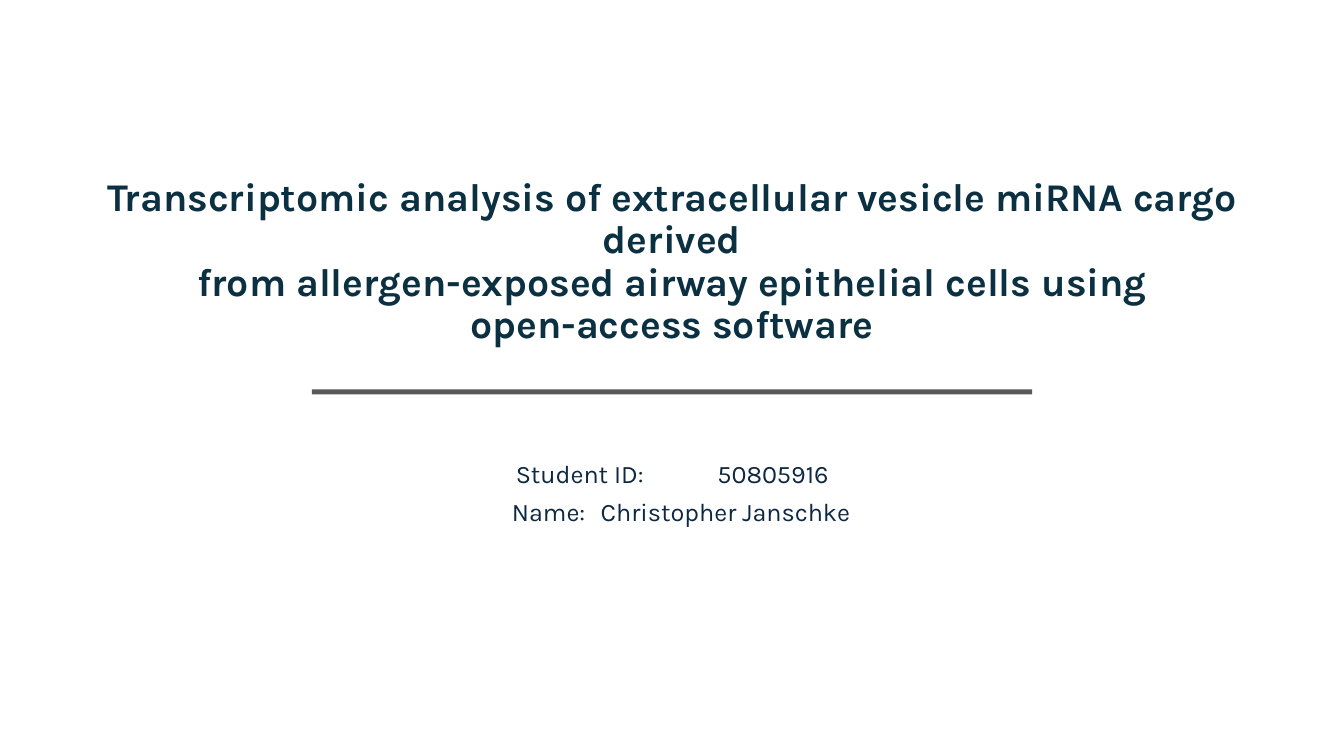
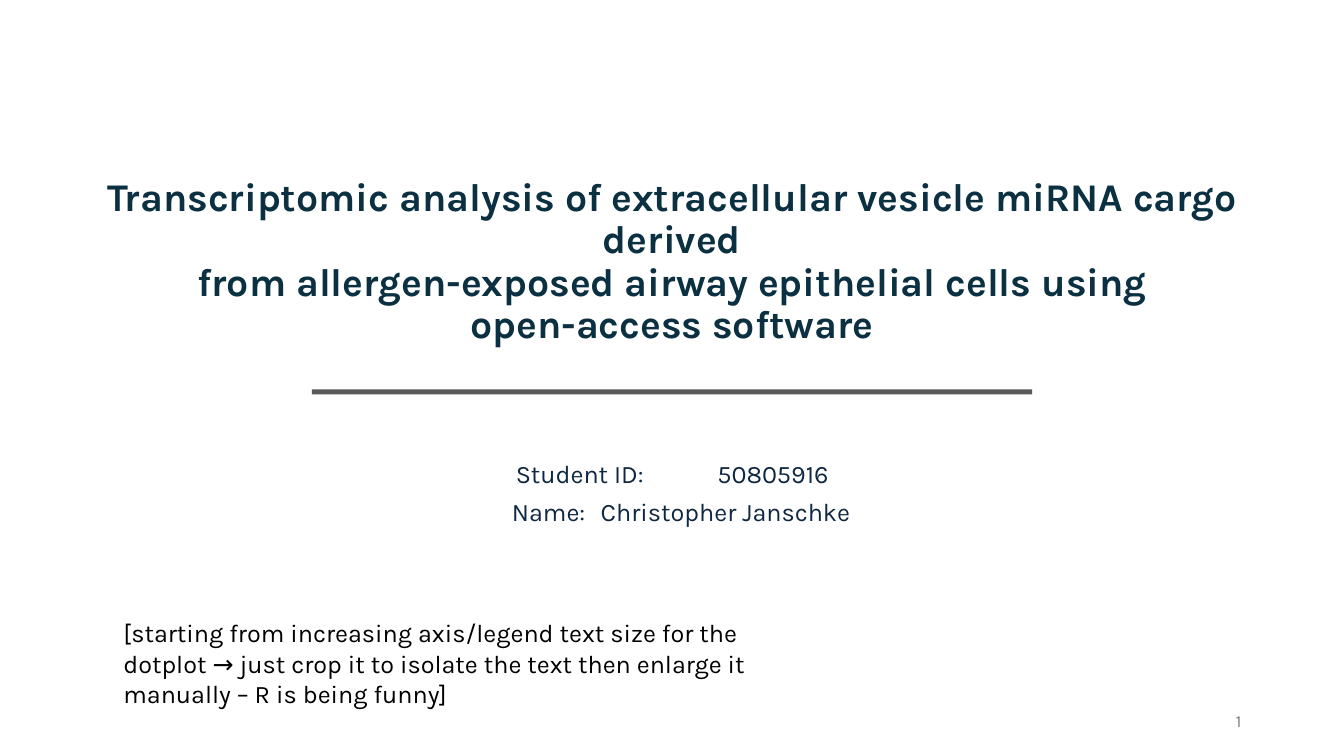
Before and after one commit to CJ770411/L4137_HBEC_EV_Transcriptomics-Project, a slide deck: slide 1 of viva/presentation/drafts/viva_presentation_DRAFT_1.pptx. Drawn at 1344x756 pixels with LibreOffice and Linux fonts; fonts in the diff are those of the drawing. Boxes give left, top, right and bottom in pixels: in the first picture for what was removed or moved away, otherwise in the second. Text is boxed around its words. In the diff, an @@ line names an element or a change of style, - is before the commit and + after.

```diff
--- a/viva/presentation/drafts/viva_presentation_DRAFT_1.pptx
+++ b/viva/presentation/drafts/viva_presentation_DRAFT_1.pptx
@@ text added at [123, 623, 745, 709], 18 pt, text #000000 @@
+[starting from increasing axis/legend text size for the dotplot → just crop it to isolate the text then enlarge it manually – R is being funny]
@@ page number added at [1236, 716, 1242, 727], 12 pt, text #797979 @@
+1
```
Also in this commit, not shown: 17 other slides changed, 11 slides added, 5 slides removed, 4 other files.
